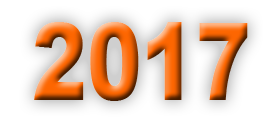
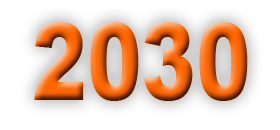
Revision of a layered 280x130 image; what changed, layer by layer:
renamed "2017" to "2030", painted on it over [134, 22, 248, 101]
